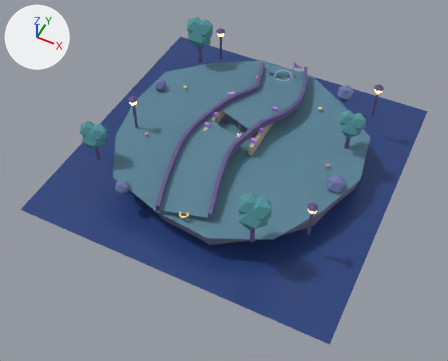
An edit to the glTF model ui/3d/minigolf/course-15.glb, drawn before and after from the same camera.
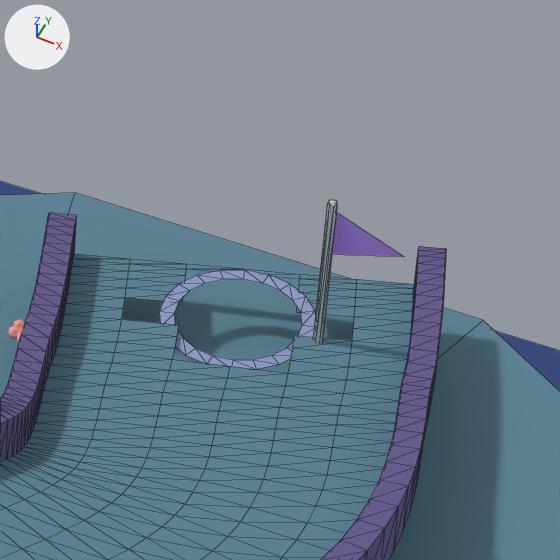
The first picture shows the older version from a camera (50 mm lens) standing at (7.3, -15.94, 17.01) and looking at (0.13, -1.6, -0.91). The close-ups show the older and then the newer version on the part from 57% to 72% of the width and 11% to 29% of the height of that picture. Only the edits that show in the close-ups are written down. The lights are fixed; the arrows at upper left show +X, +Y and +Z. The close-ups show mesh edges as thin lines. Vertices at exactly the same position are counted once.

In view in the first close-up: 'cup-rim.014', 'flag', 'flag-pole-base.014', 'island-turf-edge.014', 'rail-left', 'rail-right', 'surface-grass', 'water-plane.014' and 2 more.
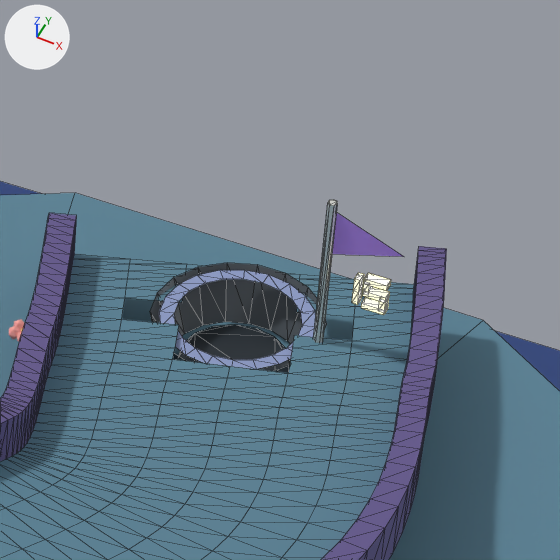
Changed parts and their boxes (x1, y1, x2, y2) in the close-ups (560 x 560 px):
'cup-lining.014', added: after (150, 263, 327, 373)
'cup-bottom.014', moved (not visible before): after (178, 325, 290, 371)
'hole-digit-segment.077', added: after (364, 273, 391, 290)
'hole-digit-segment.079', added: after (363, 287, 390, 303)
'hole-digit-segment.081', added: after (361, 297, 388, 315)
'hole-digit-segment.075', added: after (353, 273, 364, 292)
'hole-digit-segment.076', added: after (352, 287, 363, 304)
'hole-digit-segment.080', added: after (379, 298, 389, 312)
'hole-digit-segment.078', added: after (363, 282, 373, 295)

The change, as a diff of the scene's bpy script:
```diff
--- a/ui/3d/minigolf/course-15.glb.py
+++ b/ui/3d/minigolf/course-15.glb.py
@@ me_cup_bottom_mesh_014 @@
-me_cup_bottom_mesh_014.from_pydata(...)  # 32 vertices, 60 faces; spans x -0.123..0.447, y 3.693..4.263, z -0.151..-0.126
+me_cup_bottom_mesh_014.from_pydata(...)  # 32 vertices, 60 faces; spans x -0.123..0.447, y 3.693..4.263, z -0.051..-0.026
+# me_cup_bottom_mesh_014 part 1: the whole mesh is moved by (0.0, 0.0, 0.1)
 me_cup_bottom_mesh_014.materials.append(mat_minigolf_cup_interior_night)
@@ ob_hole_digit_segment_081 @@
+ob_hole_digit_segment_081 = bpy.data.objects.new('hole-digit-segment.081', me_hole_digit_segment_mesh_081)  # a box spanning x 0.8025..0.9225, y 3.9531..4.0031, z 0.5516..0.5816; in mat_minigolf_hole_number_night (beige #fff0b5, glowing beige #fff0b5)
+ob_hole_digit_segment_081.location = (0.0, 0.0, 0.0)
@@ ob_hole_digit_segment_080 @@
+ob_hole_digit_segment_080 = bpy.data.objects.new('hole-digit-segment.080', me_hole_digit_segment_mesh_080)  # a box spanning x 0.8925..0.9225, y 3.9531..4.0031, z 0.5666..0.6416; in mat_minigolf_hole_number_night (beige #fff0b5, glowing beige #fff0b5)
+ob_hole_digit_segment_080.location = (0.0, 0.0, 0.0)
@@ ob_hole_digit_segment_079 @@
+ob_hole_digit_segment_079 = bpy.data.objects.new('hole-digit-segment.079', me_hole_digit_segment_mesh_079)  # a box spanning x 0.8025..0.9225, y 3.9531..4.0031, z 0.6266..0.6566; in mat_minigolf_hole_number_night (beige #fff0b5, glowing beige #fff0b5)
+ob_hole_digit_segment_079.location = (0.0, 0.0, 0.0)
@@ ob_hole_digit_segment_078 @@
+ob_hole_digit_segment_078 = bpy.data.objects.new('hole-digit-segment.078', me_hole_digit_segment_mesh_078)  # a box spanning x 0.8025..0.8325, y 3.9531..4.0031, z 0.6416..0.7166; in mat_minigolf_hole_number_night (beige #fff0b5, glowing beige #fff0b5)
+ob_hole_digit_segment_078.location = (0.0, 0.0, 0.0)
@@ ob_hole_digit_segment_077 @@
+ob_hole_digit_segment_077 = bpy.data.objects.new('hole-digit-segment.077', me_hole_digit_segment_mesh_077)  # a box spanning x 0.8025..0.9225, y 3.9531..4.0031, z 0.7016..0.7316; in mat_minigolf_hole_number_night (beige #fff0b5, glowing beige #fff0b5)
+ob_hole_digit_segment_077.location = (0.0, 0.0, 0.0)
@@ ob_hole_digit_segment_076 @@
+ob_hole_digit_segment_076 = bpy.data.objects.new('hole-digit-segment.076', me_hole_digit_segment_mesh_076)  # a box spanning x 0.7525..0.7825, y 3.9531..4.0031, z 0.5666..0.6416; in mat_minigolf_hole_number_night (beige #fff0b5, glowing beige #fff0b5)
+ob_hole_digit_segment_076.location = (0.0, 0.0, 0.0)
@@ ob_hole_digit_segment_075 @@
+ob_hole_digit_segment_075 = bpy.data.objects.new('hole-digit-segment.075', me_hole_digit_segment_mesh_075)  # a box spanning x 0.7525..0.7825, y 3.9531..4.0031, z 0.6416..0.7166; in mat_minigolf_hole_number_night (beige #fff0b5, glowing beige #fff0b5)
+ob_hole_digit_segment_075.location = (0.0, 0.0, 0.0)
@@ ob_cup_lining_014 @@
+ob_cup_lining_014 = bpy.data.objects.new('cup-lining.014', me_cup_lining_mesh_014)  # 36 vertices, 36 faces; spans x -0.278..0.602, y 3.545..4.411, z -0.053..0.246; in mat_minigolf_cup_lining_night (grey #656c73)
+ob_cup_lining_014.location = (0.0, 0.0, 0.0)
```
